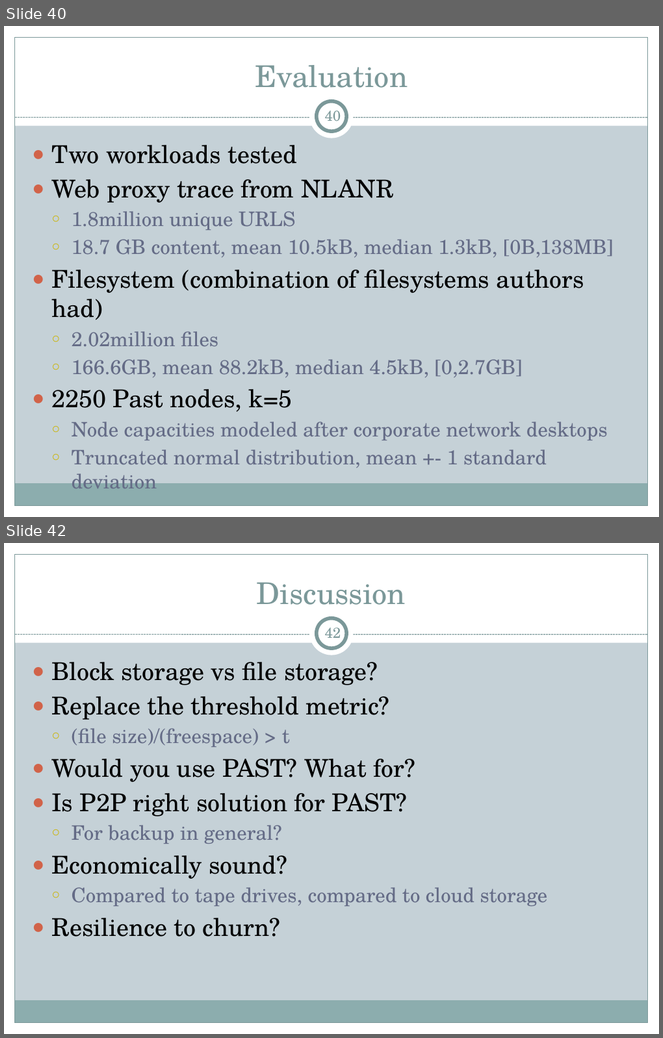
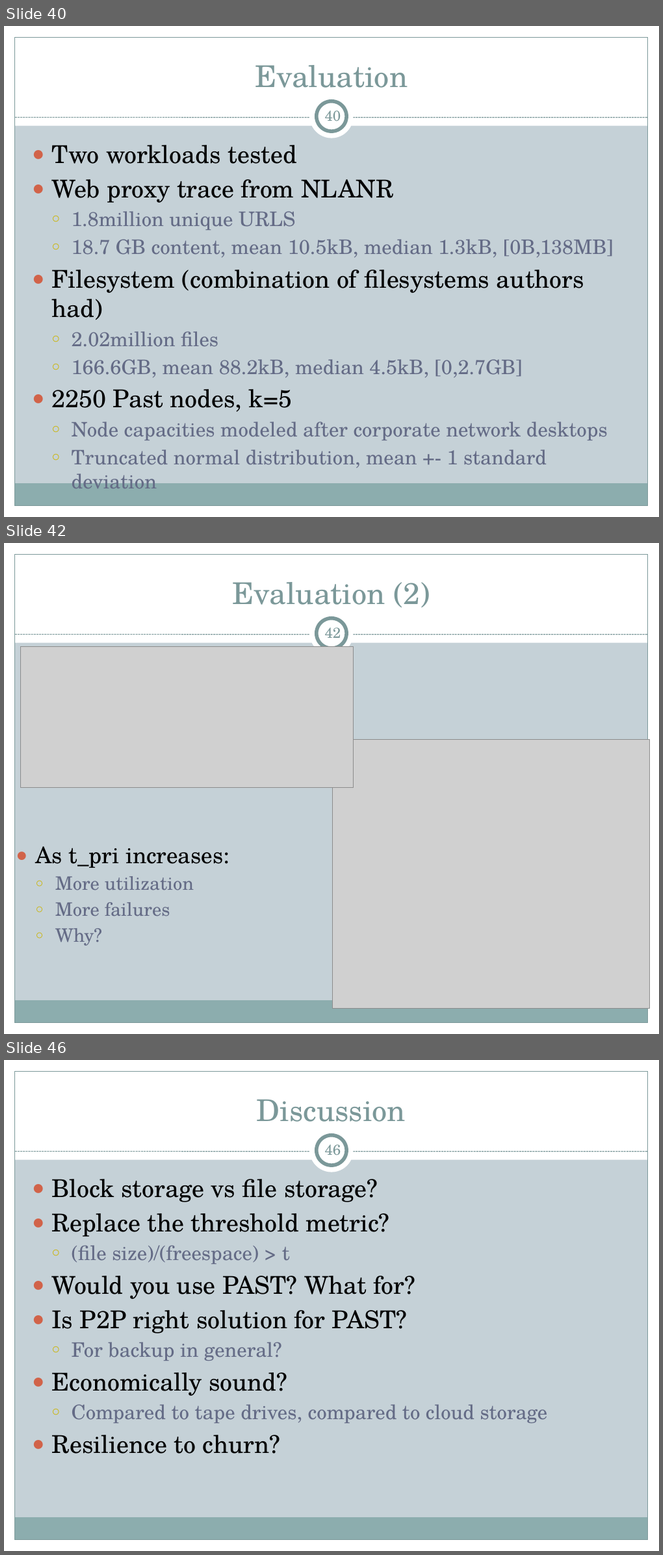
Before and after one commit to cs525-koala/documents, a slide deck: p2p/P2P Apps.pptx. Shown one above the other, each under a label of ours: slides 40 and 42 before the commit, slides 40, 42 and 46 after it; the slides between them are not shown. The pictures are 663x1038 and 663x1555 pixels, drawn with LibreOffice and Linux fonts; fonts in the diff are those of the drawing; grey boxes stand for pictures. Boxes give left, top, right and bottom in pixels: in the first picture for what was removed or moved away, otherwise in the second. Text is boxed around its words. In the diff, an @@ line names an element or a change of style, - is before the commit and + after.

Commit message:
presentation: first 5 slides of evaluation.

```diff
--- a/p2p/P2P Apps.pptx
+++ b/p2p/P2P Apps.pptx
@@ slide 42 added at [4,543,659,1034], background #C5D1D7; not listed: 9 template elements that a slide beside it also shows @@
@@ title added at [232,582,430,608], 33 pt, text #7C999A @@
+Evaluation (2)
@@ page number added at [325,624,341,638], 16 pt, text #7C999A @@
+42
@@ picture added at [20,646,353,788] @@
@@ picture added at [332,739,649,1008] @@
@@ text added at [36,847,230,946], 20.4 pt, text #646B86 @@
+● As t_pri increases:
+  ○ More utilization
+  ○ More failures
+  ○ Why?
@@ what was slide 42 is now slide 46 @@
@@ page number at [325,1141,341,1155]: text changed @@
-42
+46
```
Also in this commit, not shown: 1 slide changed, 3 other slides added.
